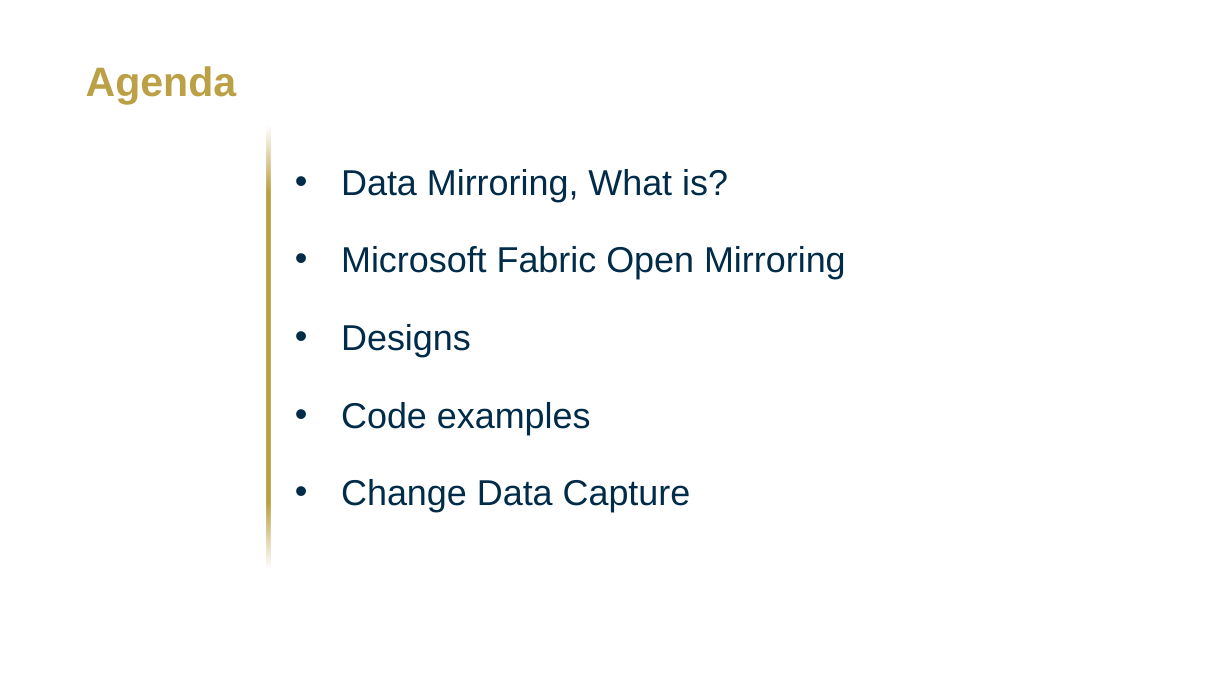
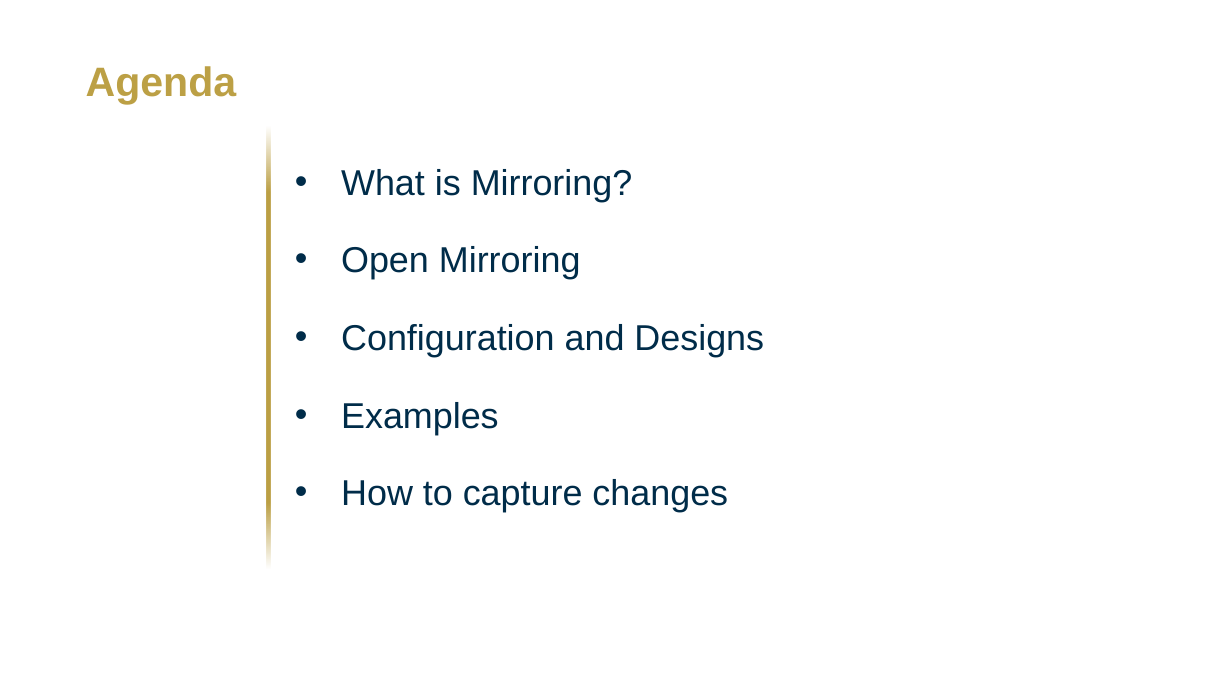
Before and after one commit to metxito/mastering-open-mirroring, a slide deck: slide 5 of documentation/under_edition/EMFCC25_SpeakerPPT_TemplateA_Styled.pptx. Drawn at 1232x693 pixels with LibreOffice and Linux fonts; fonts in the diff are those of the drawing; background and template pictures are left out. Boxes give left, top, right and bottom in pixels: in the first picture for what was removed or moved away, otherwise in the second. Text is boxed around its words. In the diff, an @@ line names an element or a change of style, - is before the commit and + after.

```diff
--- a/documentation/under_edition/EMFCC25_SpeakerPPT_TemplateA_Styled.pptx
+++ b/documentation/under_edition/EMFCC25_SpeakerPPT_TemplateA_Styled.pptx
@@ text at [341, 169, 764, 512]: text changed @@
-• Data Mirroring, What is?
-• Microsoft Fabric Open Mirroring
-• Designs
-• Code examples
-• Change Data Capture
+• What is Mirroring?
+• Open Mirroring
+• Configuration and Designs
+• Examples
+• How to capture changes
```
Also in this commit, not shown: 18 other slides changed, 1 slide added, 4 other files.
